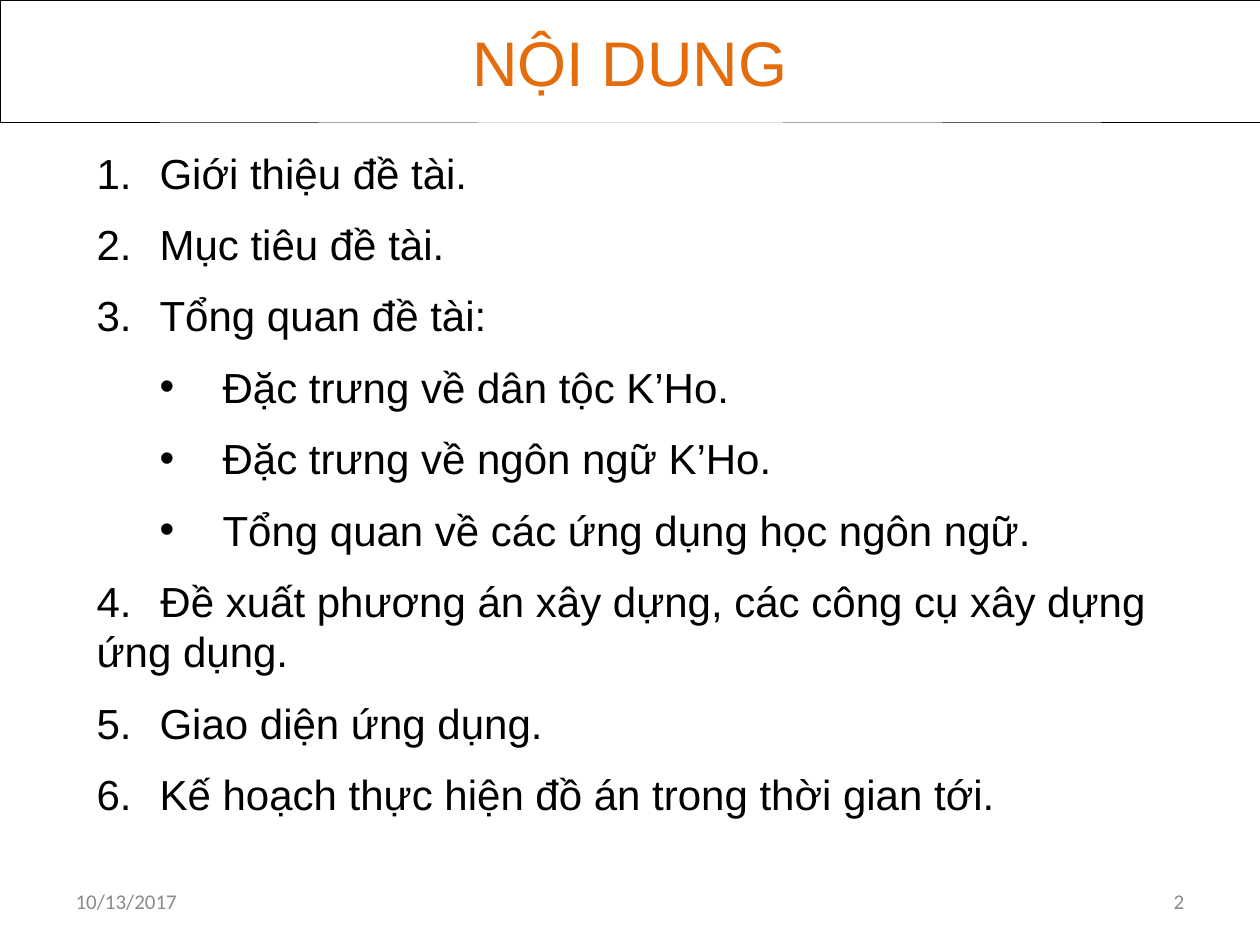
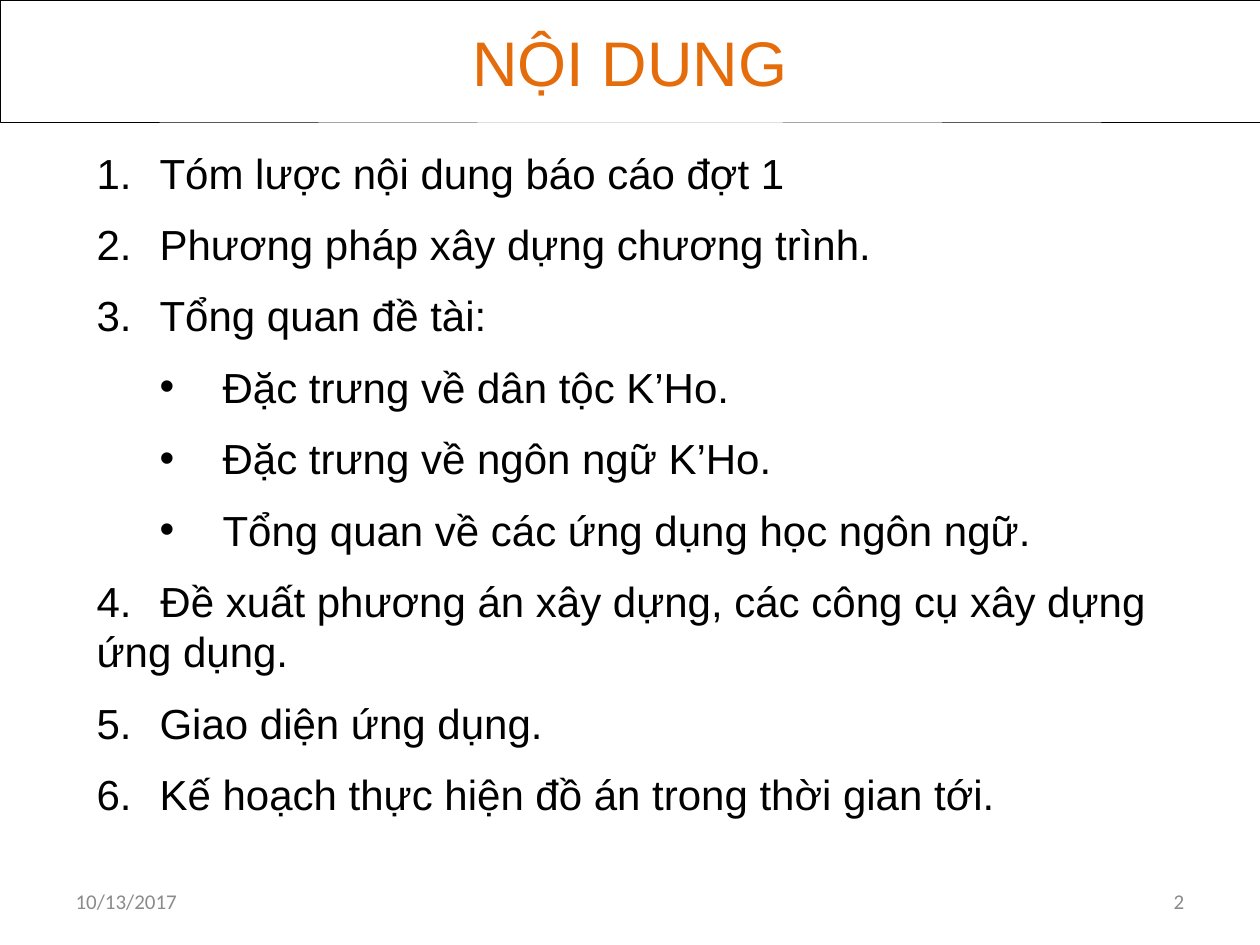
Before and after one commit to khanhvinhit/Do-An, a slide deck: slide 2 of THESIS/DACN_UD_Hoc_KHo_CTK37_BaoCao_D2.pptx. Drawn at 1260x945 pixels with LibreOffice and Linux fonts; fonts in the diff are those of the drawing. Boxes give left, top, right and bottom in pixels: in the first picture for what was removed or moved away, otherwise in the second. Text is boxed around its words. In the diff, an @@ line names an element or a change of style, - is before the commit and + after.

```diff
--- a/THESIS/DACN_UD_Hoc_KHo_CTK37_BaoCao_D2.pptx
+++ b/THESIS/DACN_UD_Hoc_KHo_CTK37_BaoCao_D2.pptx
@@ text at [160,158,871,268]: text changed @@
-1. Giới thiệu đề tài.
-2. Mục tiêu đề tài.
+1. Tóm lược nội dung báo cáo đợt 1
+2. Phương pháp xây dựng chương trình.
```
Also in this commit, not shown: 8 other slides changed, 6 slides added, 15 slides removed, 1 other file.
